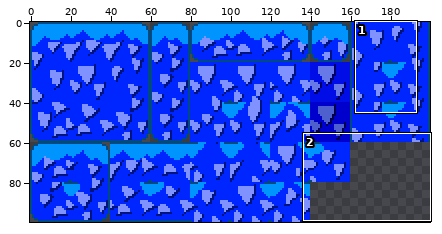
Two states of a sprite sheet, python/pizzalike/ground.png. The picture above shows the old version from afar; the outline marks the close-up.
Close-up. The starting point:
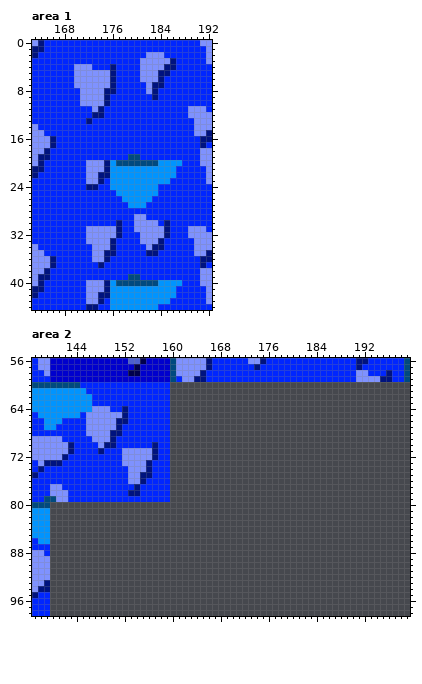
The file is 200x100 pixels. Shown: area 1: x 163..192, y 0..44; area 2: x 137..199, y 56..98.
Now the later version:
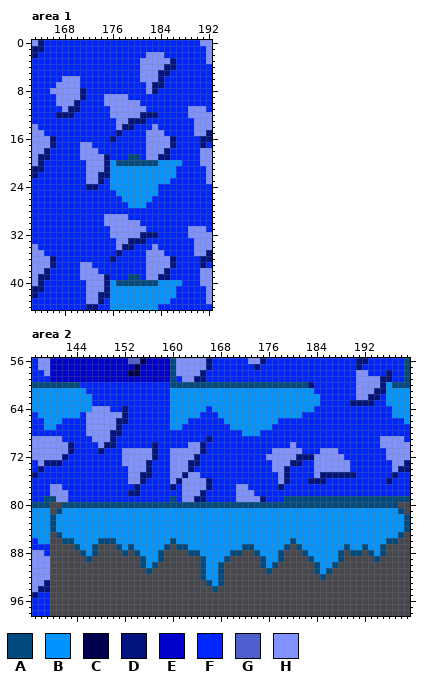
Palette (. is transparent): A #004a7f  B #0094ff  C #00004d  D #00137f  E #0000cd  F #0026ff  G #4d60cd  H #7f92ff
Diff:
Changed rows in their new state; - is an unchanged pixel.
Area 1:
first column x 166:
 4 ----FFF---F----------
 5 ----FFFFFFF----------
 6 --HH-FFFFFF----------
 7 -HHH-FFFFFF----------
 8 HHHHHDFFFFF----------
 9 -HHHHDFFFHHHH----F---
10 -HHHDFFFFHHHHHH------
11 --HDD--FF-HHHHHH-----
12 -DDD---FF-HHHHHDDD---
13 ------F----HHDDD-----
14 -----------HDD---H---
15 -----------D----HHH--
16 ----------D-----HHHHD
17 -----HH---------HHHHD
18 -----HHH--------HHHD-
19 -----HHHHD------HHDD-
first column x 171:
29 ----HHHH-FF-----
30 ----HHHHH-FFF-F-
31 -FFFF-HHH--FFFF-
32 -FFFF-HHHHDDDFF-
33 -FFFFFHHDDDFFF--
34 --FFFFHDD--FHF--
35 --FFFFD----HHH--
36 --FFFD-----HHHHD
37 HH-F-------HHHHD
38 HHH--------HHHD-
39 HHHHD------HHDD-
Area 2:
first column x 140:
60 --------------------AAAAAAAAAAAAAAAAAAAAAAADFFFFFFFHHHHDBAAA
61 --------------------BBBBBBBBBBBBBBBBBBBBBBBBFFFFFFFHHHDDBBBB
62 --------------------BBBBBBBBBBBBBBBBBBBBBBBBBFFFFFFHHDDFBBBB
63 --------------------BBBBBBBBBBBBBBBBBBBBBBBBBFFFFFDDDDFFBBBB
64 --------------------BBBBBBFBBBBBBBBBBBBBBBBBFFFFFFFFFFFFFBBB
65 --------------------BBBBBFFFBBBBBBBBBBBBBBFFFFFFFFFFFFFFFBBB
66 --------------------BBBFFFFFFBBBBBBBBBFFFFFFFFFFFFFFFFFFFFFB
67 --------------------BBFFFFFFFFBBBBBBBFFFFFFFFFFFFFFFFFFFFFFF
68 --------------------FFFFFFFFFFFFBBBFFFFFFFFFFFFFFFFFFFFFFFFF
69 --------------------FFFFFFDFFFFFFFFFFFFFFFFFFFFFFFFFFFFHHHHF
70 --------------------FFFHHDFFFFFFFFFFFFFFHFFFFFFFFFFFFFFHHHHH
71 --------------------HHHHHDFFFFFFFFFFFHHHHHFFFHHHFFFFFFFFHHHH
72 --------------------HHHHDFFFFFFFFFFFHHHHHDDDHHHHHFFFFFFFHHHH
73 --------------------HHHDDFFFFFFFFFFFFHHHDDFFHHHHHHFFFFFFFHHD
74 --------------------HHHDFFFFFFFFFFFFFHHDFFFFHHHHHHFFFFFFFHDD
75 --------------------HHDHHFFFFFFFFFFFFFHDFFFFHDDDDDDFFFFFFDFF
76 --------------------HDHHHHDFFFFFFFFFFFHDFFFDDDFFFFFFFFFFDFFF
77 --------------------DFHHHHDFFFFHHFFFFFDFFFFFFFFFFFFFFFFFFFFF
78 --------------------FFHHHDFFFFFHHHFFFFFFFFFFFFFFFFFFFFFFFFFF
79 --------------------AFHHDDFFFFFHHHHDFFFAAAAAAAAAAAAAAAAAAAAA
80 --AAAAAAAAAAAAAAAAAAAAAAAAAAAAAAAAAAAAAAAAAAAAAAAAAAAAAAAA--
81 -ABBBBBBBBBBBBBBBBBBBBBBBBBBBBBBBBBBBBBBBBBBBBBBBBBBBBBBBBA-
82 ABBBBBBBBBBBBBBBBBBBBBBBBBBBBBBBBBBBBBBBBBBBBBBBBBBBBBBBBBBA
83 ABBBBBBBBBBBBBBBBBBBBBBBBBBBBBBBBBBBBBBBBBBBBBBBBBBBBBBBBBBA
84 ABBBBBBBBBBBBBBBBBBBBBBBBBBBBBBBBBBBBBBBBBBBBBBBBBBBBBBBBBBA
85 -ABBBBBBBBBBBBBBBBBBBBBBBBBBBBBBBBBBBBBBBBBBBBBBBBBBBBBBBBA-
86 --AABBBBAAABBBBBBBBBABBBBBBBBBBBBBBBBBBBABBBBBBBBBBBBBBBAA--
87 ----ABBA---ABABBBBBA-AABBBBBBBBBAABBBBBA-ABBBBBBBABBABBA----
88 -----ABA----A-ABBBA----AABBBBBAA--ABBBA---ABBBBBA-AA-ABA----
89 ------A--------ABBA------ABBBA-----ABBA----ABBBBA-----A-----
90 ---------------ABA-------ABBA------ABA------ABBA------------
91 ----------------A--------ABBA-------A-------ABA-------------
92 -------------------------ABBA----------------A--------------
93 --------------------------ABA-------------------------------
94 ---------------------------A--------------------------------
Boxes around the changes in both close-ups, in picture pixels (x1, y1, x2, y2):
changed: (50, 64, 176, 160)
changed: (80, 214, 176, 280)
added: (50, 382, 410, 592)
